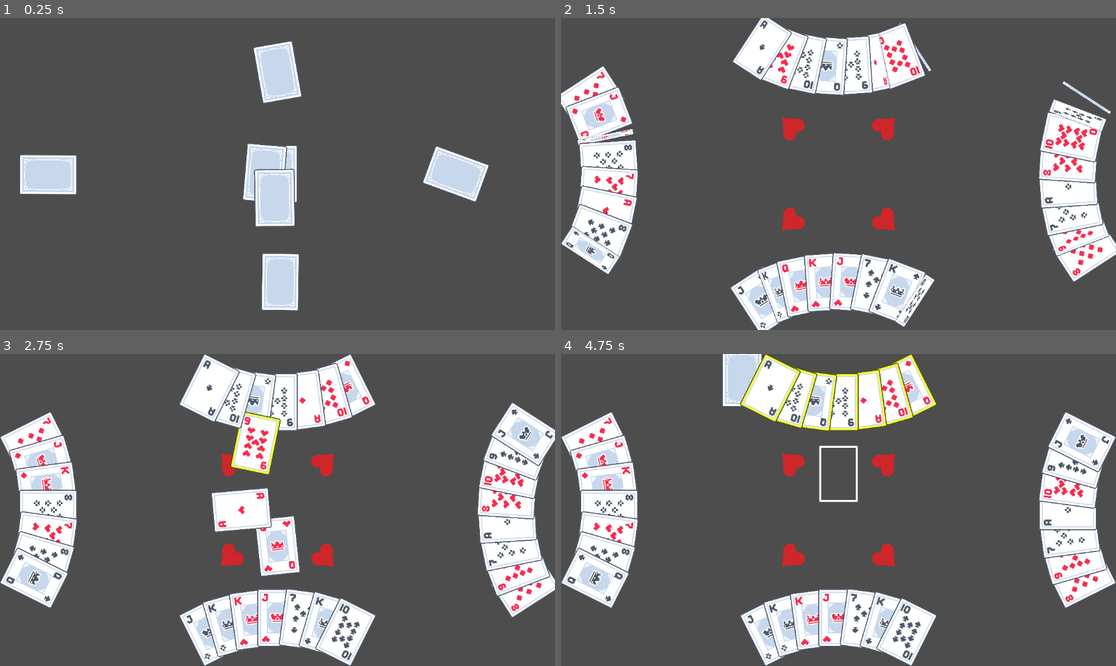
Above: before the commit, frames 1-4 (two rows, left to right).
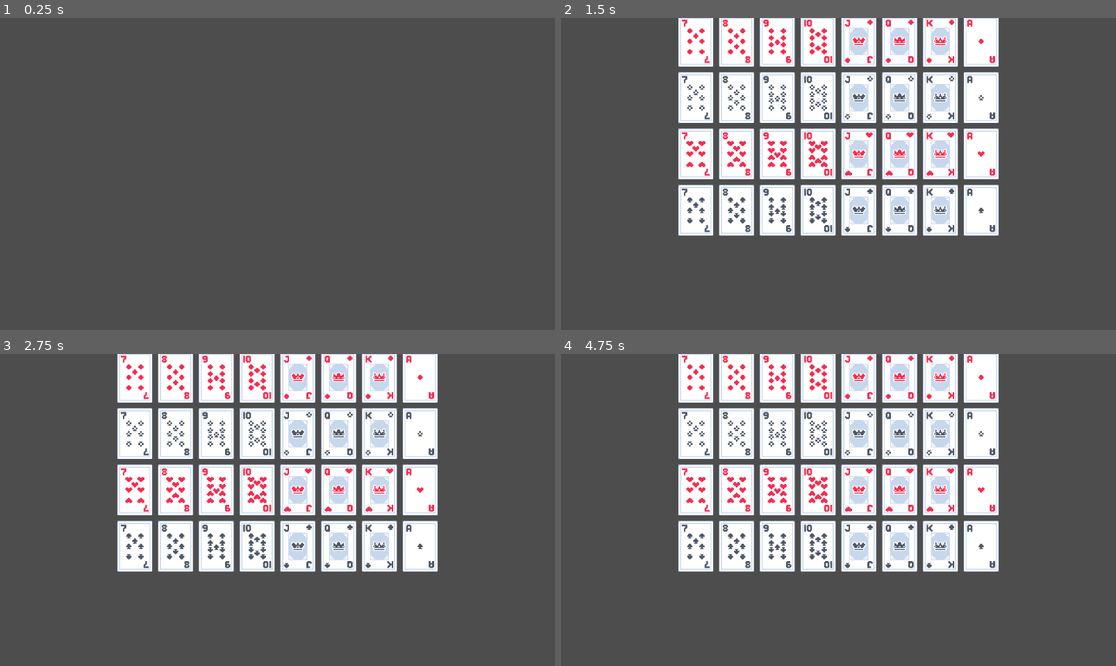
Above: after the commit, the same moments.

Repository: MathieuVavrille/BeloteAI
Game: Godot game, scene res://hand_evaluator.tscn
Two runs of this game, one before a commit and one after it. Both use one fixed random seed, a clock stepped at 60 frames per second and the inputs below. Before the commit the project starts from res://deal_ui.tscn.
Inputs (mouse positions are in pixels of both pictures, inside the frame that each line leads up to):
- Up to frame 1 (0.25 s): no input
- Up to frame 2 (1.5 s): move the mouse to (877, 286) at 0.52 s; click (877, 286) at 0.67 s; move the mouse to (760, 301) at 1.27 s; click (760, 301) at 1.42 s
- Up to frame 3 (2.75 s): move the mouse to (283, 619) at 2.02 s; click (283, 619) at 2.17 s
- Up to frame 4 (4.75 s): move the mouse to (888, 625) at 2.77 s; click (888, 625) at 2.92 s; tap Enter at 3.5 s; move the mouse to (816, 619) at 3.52 s; click (816, 619) at 3.67 s; move the mouse to (788, 625) at 4.27 s; click (788, 625) at 4.42 s

The runs differ from the first frame. In frame 1, 7.5% of the frame differs, in the area x 3-89%, y 7-94%; in frame 2, 51%; in frame 3, 51%; in frame 4, 51%, in the area x 0-100%, y 0-100%.

Commit message:
will add IA, and implementing a card selector to launch IA on

Diff:
--- /dev/null
+++ b/card_picker.gd
@@ -0,0 +1,53 @@
+extends Node2D
+class_name CardPicker
+
+const CARD_SCENE = preload("res://elements/card.tscn")
+
+@export var hand: SimpleHand
+var cards = []
+const CARDS_HEIGHT = 240/2
+const CARDS_WIDTH = 168/2
+const CARDS_SPACING = 10
+
+func rank_to_index(rank):
+	if rank == 1:
+		return 7
+	return rank - 7
+
+# Called when the node enters the scene tree for the first time.
+func _ready() -> void:
+	for i in range(8):
+		var rank = [7, 8, 9, 10, 11, 12, 13, 1][i]
+		for suit in Card.ALL_SUITS:
+			var card = CARD_SCENE.instantiate()
+			card.suit = suit
+			card.rank = rank
+			cards.append(card)
+			card.position = Vector2((i - 3.5) * (CARDS_WIDTH + CARDS_SPACING), (suit - 1.5) * (CARDS_HEIGHT + CARDS_SPACING) )
+			add_child(card)
+			card.flip()
+			card.mouse_movement.connect(on_card_mouse_movement)
+
+
+func on_card_mouse_movement():
+	for card in cards:
+		if card.is_hovered:
+			card.tween_scale(1.1)
+		else:
+			card.tween_scale(1.)
+
+func _input(event):
+	if event is InputEventMouseButton and event.pressed:
+		for i in range(len(cards)):
+			if cards[i].is_hovered:
+				var selected_card = cards.pop_at(i)
+				selected_card.mouse_movement.disconnect(on_card_mouse_movement)
+				hand.add_card(selected_card)
+				return
+
+func add_card(card):
+	ChildExchange.exchange(card, self)
+	card.mouse_movement.connect(on_card_mouse_movement)
+	cards.append(card)
+	var goal_position = Vector2((rank_to_index(card.rank) - 3.5) * (CARDS_WIDTH + CARDS_SPACING), (card.suit - 1.5) * (CARDS_HEIGHT + CARDS_SPACING) )
+	card.tween_position(goal_position, 0, Hand.CARD_MOVEMENT_DURATION)
--- /dev/null
+++ b/card_picker.tscn
@@ -0,0 +1,6 @@
+[gd_scene load_steps=2 format=3 uid="uid://jnpwcm0tmiru"]
+
+[ext_resource type="Script" path="res://card_picker.gd" id="1_jnqj6"]
+
+[node name="CardPicker" type="Node2D"]
+script = ExtResource("1_jnqj6")
--- a/deal_ui.gd
+++ b/deal_ui.gd
@@ -1,5 +1,5 @@
 extends Control
-const CARD_SCENE = preload("res://card.tscn")
+const CARD_SCENE = preload("res://elements/card.tscn")
 
 var current_trick = null
 var hand_to_deal = 0
@@ -25,7 +25,7 @@
 
 var trump_picker = null
 func start_trump_picker():
-	trump_picker = load("res://trump_picker.tscn").instantiate()
+	trump_picker = load("res://ui/trump_picker.tscn").instantiate()
 	$Deck.add_child(trump_picker)
 	var dealt_card = $Deck/Deck.cards.pop_back()
 	trump_picker.add_card(dealt_card)
@@ -44,7 +44,7 @@
 	get_tree().create_timer(Hand.CARD_MOVEMENT_DURATION / 4. * 11 + Card.FLIP_DURATION).timeout.connect(start_round)
 
 func start_round():
-	var trick = load("res://trick.tscn").instantiate()
+	var trick = load("res://elements/trick.tscn").instantiate()
 	trick.hands = all_hands
 	trick.trick_finished.connect(_on_trick_finished)
 	$Deck.add_child(trick)
--- a/deal_ui.tscn
+++ b/deal_ui.tscn
@@ -1,9 +1,9 @@
 [gd_scene load_steps=5 format=3 uid="uid://dkk38htl82o2u"]
 
 [ext_resource type="Script" path="res://deal_ui.gd" id="1_5pn1d"]
-[ext_resource type="PackedScene" uid="uid://df222ixkn7ded" path="res://hand.tscn" id="1_yt3dj"]
-[ext_resource type="PackedScene" uid="uid://ci45mgplbp82a" path="res://deck.tscn" id="2_kbnab"]
-[ext_resource type="PackedScene" uid="uid://df6jybxppk4m1" path="res://trump_background.tscn" id="4_fcybg"]
+[ext_resource type="PackedScene" uid="uid://df222ixkn7ded" path="res://elements/hand.tscn" id="1_yt3dj"]
+[ext_resource type="PackedScene" uid="uid://ci45mgplbp82a" path="res://elements/deck.tscn" id="2_kbnab"]
+[ext_resource type="PackedScene" uid="uid://df6jybxppk4m1" path="res://ui/trump_background.tscn" id="4_fcybg"]
 
 [node name="DealUI" type="Control"]
 layout_mode = 3
--- a/card.tscn
+++ b/elements/card.tscn
@@ -1,6 +1,6 @@
 [gd_scene load_steps=6 format=3 uid="uid://dswcmqe8koryp"]
 
-[ext_resource type="Script" path="res://card.gd" id="1_r0jx5"]
+[ext_resource type="Script" path="res://elements/card.gd" id="1_r0jx5"]
 [ext_resource type="Texture2D" uid="uid://ben7qqx34vpkq" path="res://assets/cards/card_back.png" id="2_wokpp"]
 [ext_resource type="Texture2D" uid="uid://dp7k4aq6freb1" path="res://assets/cards/card_clubs_02.png" id="3_fk6bm"]
 [ext_resource type="Texture2D" uid="uid://crjmbcicyorp2" path="res://assets/card_placeholder.png" id="4_k80fm"]
--- a/deck.gd
+++ b/elements/deck.gd
@@ -1,6 +1,6 @@
 extends Node2D
 
-const CARD_SCENE = preload("res://card.tscn")
+const CARD_SCENE = preload("res://elements/card.tscn")
 
 var cards = []
 
--- a/deck.tscn
+++ b/elements/deck.tscn
@@ -1,6 +1,6 @@
 [gd_scene load_steps=3 format=3 uid="uid://ci45mgplbp82a"]
 
-[ext_resource type="Script" path="res://deck.gd" id="1_40k4k"]
+[ext_resource type="Script" path="res://elements/deck.gd" id="1_40k4k"]
 [ext_resource type="Texture2D" uid="uid://ben7qqx34vpkq" path="res://assets/cards/card_back.png" id="2_y5hfa"]
 
 [node name="Deck" type="Node2D"]
--- a/hand.gd
+++ b/elements/hand.gd
@@ -7,7 +7,7 @@
 @export var big_radius = 200
 @export var natural_order = true
 
-const CARD_SCENE = preload("res://card.tscn")
+const CARD_SCENE = preload("res://elements/card.tscn")
 const CARD_MOVEMENT_DURATION = 0.1
 var angle_between_cards = PI / 12
 
--- a/hand.tscn
+++ b/elements/hand.tscn
@@ -1,6 +1,6 @@
 [gd_scene load_steps=2 format=3 uid="uid://df222ixkn7ded"]
 
-[ext_resource type="Script" path="res://hand.gd" id="1_e2n31"]
+[ext_resource type="Script" path="res://elements/hand.gd" id="1_e2n31"]
 
 [node name="Hand" type="Node2D"]
 position = Vector2(576, 432)
--- a/trick.tscn
+++ b/elements/trick.tscn
@@ -1,6 +1,6 @@
 [gd_scene load_steps=3 format=3 uid="uid://cuvgfj56j24mb"]
 
-[ext_resource type="Script" path="res://trick.gd" id="1_ukngm"]
+[ext_resource type="Script" path="res://elements/trick.gd" id="1_ukngm"]
 [ext_resource type="Texture2D" uid="uid://crjmbcicyorp2" path="res://assets/card_placeholder.png" id="2_4hvcy"]
 
 [node name="Trick" type="Node2D"]
--- /dev/null
+++ b/hand_evaluator.tscn
@@ -0,0 +1,46 @@
+[gd_scene load_steps=3 format=3 uid="uid://c0ytts88fe33s"]
+
+[ext_resource type="PackedScene" uid="uid://2cnhuc7bnxhh" path="res://simple_hand.tscn" id="1_qcspd"]
+[ext_resource type="PackedScene" uid="uid://jnpwcm0tmiru" path="res://card_picker.tscn" id="2_6djh3"]
+
+[node name="HandEvaluator" type="Control"]
+layout_mode = 3
+anchors_preset = 15
+anchor_right = 1.0
+anchor_bottom = 1.0
+grow_horizontal = 2
+grow_vertical = 2
+mouse_filter = 1
+
+[node name="Control" type="Control" parent="."]
+layout_mode = 1
+anchors_preset = 7
+anchor_left = 0.5
+anchor_top = 1.0
+anchor_right = 0.5
+anchor_bottom = 1.0
+grow_horizontal = 2
+grow_vertical = 0
+mouse_filter = 1
+
+[node name="Hand" parent="Control" node_paths=PackedStringArray("card_picker") instance=ExtResource("1_qcspd")]
+position = Vector2(0, 0)
+small_radius = 100
+big_radius = 200
+card_picker = NodePath("../../Control2/CardPicker")
+
+[node name="Control2" type="Control" parent="."]
+layout_mode = 1
+anchors_preset = 8
+anchor_left = 0.5
+anchor_top = 0.5
+anchor_right = 0.5
+anchor_bottom = 0.5
+grow_horizontal = 2
+grow_vertical = 2
+mouse_filter = 1
+
+[node name="CardPicker" parent="Control2" node_paths=PackedStringArray("hand") instance=ExtResource("2_6djh3")]
+position = Vector2(0, -100)
+scale = Vector2(0.9, 0.9)
+hand = NodePath("../../Control/Hand")
--- a/project.godot
+++ b/project.godot
@@ -11,7 +11,7 @@
 [application]
 
 config/name="BeloteAI"
-run/main_scene="res://deal_ui.tscn"
+run/main_scene="res://hand_evaluator.tscn"
 config/features=PackedStringArray("4.3", "GL Compatibility")
 config/icon="res://icon.svg"
 
--- /dev/null
+++ b/simple_hand.gd
@@ -0,0 +1,61 @@
+extends Node2D
+class_name SimpleHand
+
+signal play_card(card: Card)
+
+@export var small_radius = 100
+@export var big_radius = 200
+@export var card_picker: CardPicker
+
+const CARD_MOVEMENT_DURATION = 0.1
+var angle_between_cards = PI / 12
+
+var cards = []
+var points_won = 0
+
+func send_play_card_signal(card):
+	card.highlighted = false
+	for j in range(len(cards)):
+		cards[j].highlighted = false
+	card.tween_scale(1)
+	play_card.emit(card)
+	position_cards()
+
+
+func _input(event):
+	if event is InputEventMouseButton and event.pressed:
+		print("pressed")
+		for i in range(len(cards)-1, -1, -1):
+			if cards[i].is_hovered:
+				var selected_card = cards.pop_at(i)
+				selected_card.mouse_movement.disconnect(on_card_mouse_movement)
+				print("sent")
+				card_picker.add_card(selected_card)
+				position_cards()
+				return
+
+func add_card(card):
+	ChildExchange.exchange(card, self)
+	card.mouse_movement.connect(on_card_mouse_movement)
+	card.is_hovered = false
+	card.tween_scale(1.)
+	cards.append(card)
+	cards.sort_custom(Card.generate_order(null))
+	position_cards()
+
+func position_cards():
+	for i in range(len(cards)):
+		var angle = PI/2 - angle_between_cards * (i - (len(cards)-1) / 2.)
+		var goal_position = Vector2(cos(angle) * big_radius, -sin(angle) * small_radius)
+		var card_rotation = -small_radius**2 * goal_position.x / big_radius**2 / goal_position.y
+		cards[i].tween_position(goal_position, atan(card_rotation), CARD_MOVEMENT_DURATION)
+		get_tree().create_timer(CARD_MOVEMENT_DURATION / 2.).timeout.connect(func(): cards[i].z_index=i)
+
+func on_card_mouse_movement():
+	var can_hover = true
+	for i in range(len(cards)-1, -1, -1):
+		if cards[i].is_hovered and can_hover:
+			cards[i].tween_scale(1.1)
+			can_hover = false
+		else:
+			cards[i].tween_scale(1.)
--- /dev/null
+++ b/simple_hand.tscn
@@ -0,0 +1,7 @@
+[gd_scene load_steps=2 format=3 uid="uid://2cnhuc7bnxhh"]
+
+[ext_resource type="Script" path="res://simple_hand.gd" id="1_tvhhs"]
+
+[node name="Hand" type="Node2D"]
+position = Vector2(576, 432)
+script = ExtResource("1_tvhhs")
--- a/trump_background.tscn
+++ b/ui/trump_background.tscn
@@ -1,6 +1,6 @@
 [gd_scene load_steps=3 format=3 uid="uid://df6jybxppk4m1"]
 
-[ext_resource type="Script" path="res://trump_background.gd" id="1_7d5xn"]
+[ext_resource type="Script" path="res://ui/trump_background.gd" id="1_7d5xn"]
 [ext_resource type="Texture2D" uid="uid://dfkruqng1gr3v" path="res://assets/suits/clubs.png" id="1_cjjpk"]
 
 [node name="TrumpBackground" type="Node2D"]
--- a/trump_picker.tscn
+++ b/ui/trump_picker.tscn
@@ -1,6 +1,6 @@
 [gd_scene load_steps=7 format=3 uid="uid://dt2sp755pgg4y"]
 
-[ext_resource type="Script" path="res://trump_picker.gd" id="1_vx20f"]
+[ext_resource type="Script" path="res://ui/trump_picker.gd" id="1_vx20f"]
 [ext_resource type="Texture2D" uid="uid://ben7qqx34vpkq" path="res://assets/cards/card_back.png" id="2_tuimp"]
 [ext_resource type="Texture2D" uid="uid://lb8o4eu4l4b2" path="res://assets/suits/spades.png" id="3_5e14m"]
 [ext_resource type="Texture2D" uid="uid://dogorqvqqenix" path="res://assets/suits/hearts.png" id="4_i4q7s"]
Renamed: card.gd -> elements/card.gd
Renamed: trick.gd -> elements/trick.gd
Renamed: trump_background.gd -> ui/trump_background.gd
Renamed: trump_picker.gd -> ui/trump_picker.gd
Not shown, changed: cpp/main.cpp
